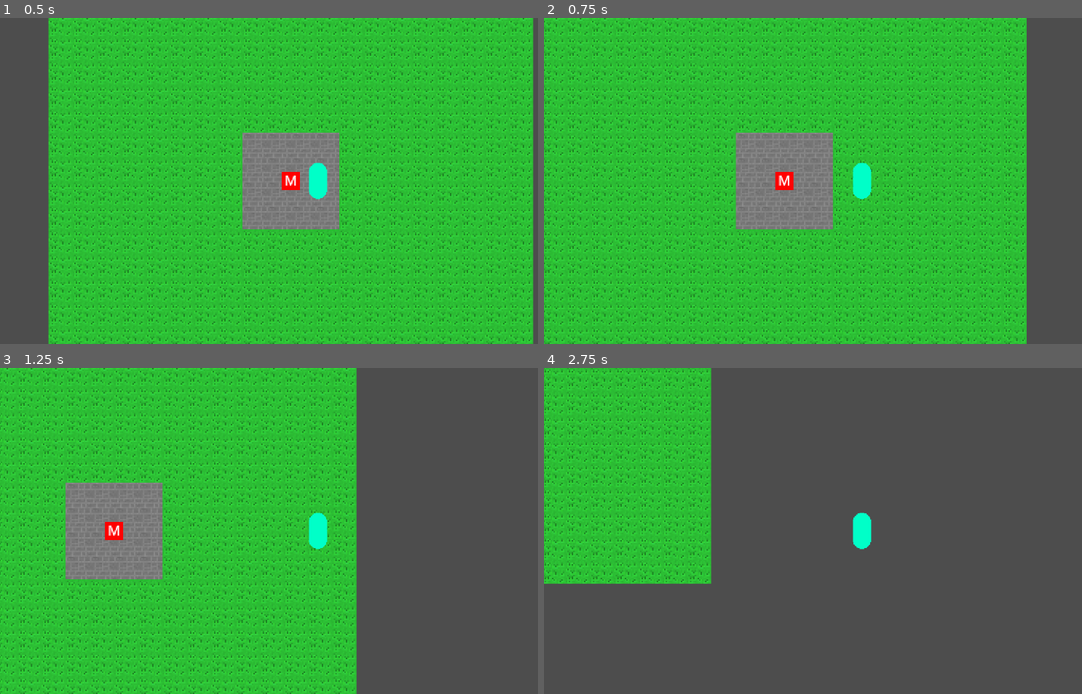
Above: before the commit, frames 1-4 (two rows, left to right).
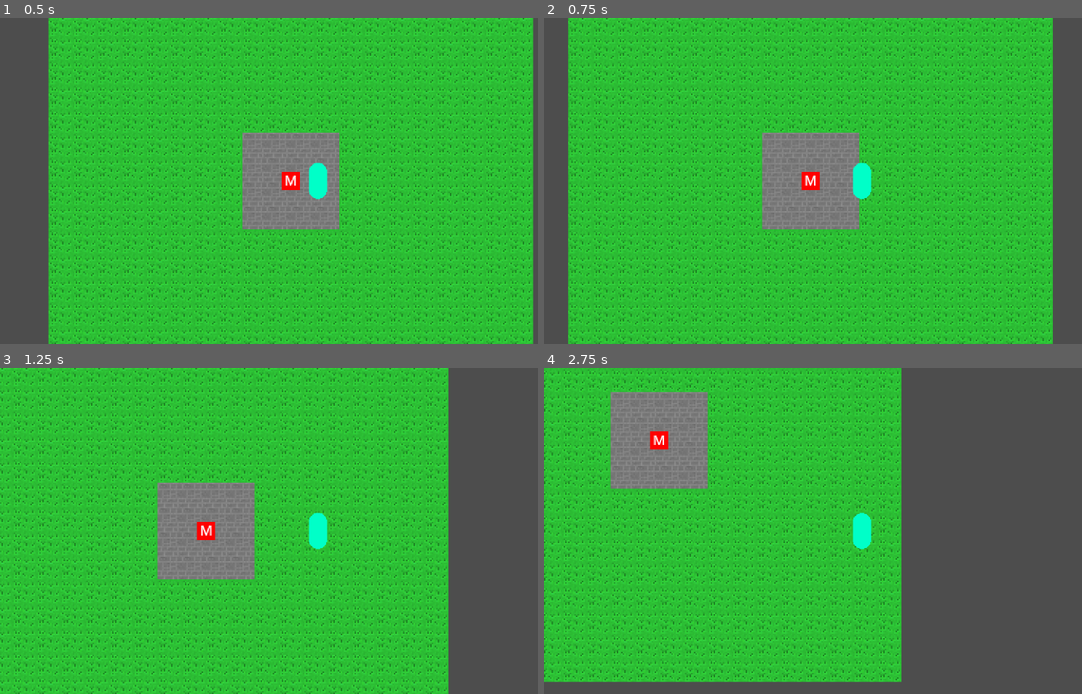
Above: after the commit, the same moments.

Repository: Birb-Games/the-legend-of-the-lawns
Game: Godot game, scene res://scenes/main.tscn
The game is run twice, just before and just after one commit, with the same random seed, the same clock (stepped at 60 frames per second) and the same inputs.
Inputs:
- Up to frame 1 (0.5 s): no input
- Up to frame 2 (0.75 s): tap Enter at 0.5 s; hold D (move_right) from 0.53 s (still down)
- Up to frame 3 (1.25 s): keep holding D (move_right)
- Up to frame 4 (2.75 s): release D (move_right) at 1.28 s; hold S (move_down) 1.28-2.03 s; hold D (move_right) from 2.03 s (still down)

Frame 1 is identical in both runs. In frame 2, 28% of the frame differs, in the area x 0-95%, y 0-100%; in frame 3, 38%; in frame 4, 52%, in the area x 0-67%, y 0-97%.

Commit message:
move_and_slide() already accounts for delta so setting delta for velocity is unnecessary

Diff:
--- a/scripts/player.gd
+++ b/scripts/player.gd
@@ -1,16 +1,21 @@
 extends CharacterBody2D
 
-var speed: int = 10000
+var speed: int = 80
 
 func _physics_process(delta: float):
 	velocity = Vector2.ZERO
 	if Input.is_action_pressed("move_up"):
-		velocity.y -= speed * delta
+		velocity.y -= 1.0
 	if Input.is_action_pressed("move_down"):
-		velocity.y += speed * delta
+		velocity.y += 1.0
 	if Input.is_action_pressed("move_left"):
-		velocity.x -= speed * delta
+		velocity.x -= 1.0
 	if Input.is_action_pressed("move_right"):
-		velocity.x += speed * delta
+		velocity.x += 1.0
+
+	# Normalize player velocity
+	if velocity.length() > 0.0:
+		velocity /= velocity.length()
+	velocity *= speed
 
 	move_and_slide()
